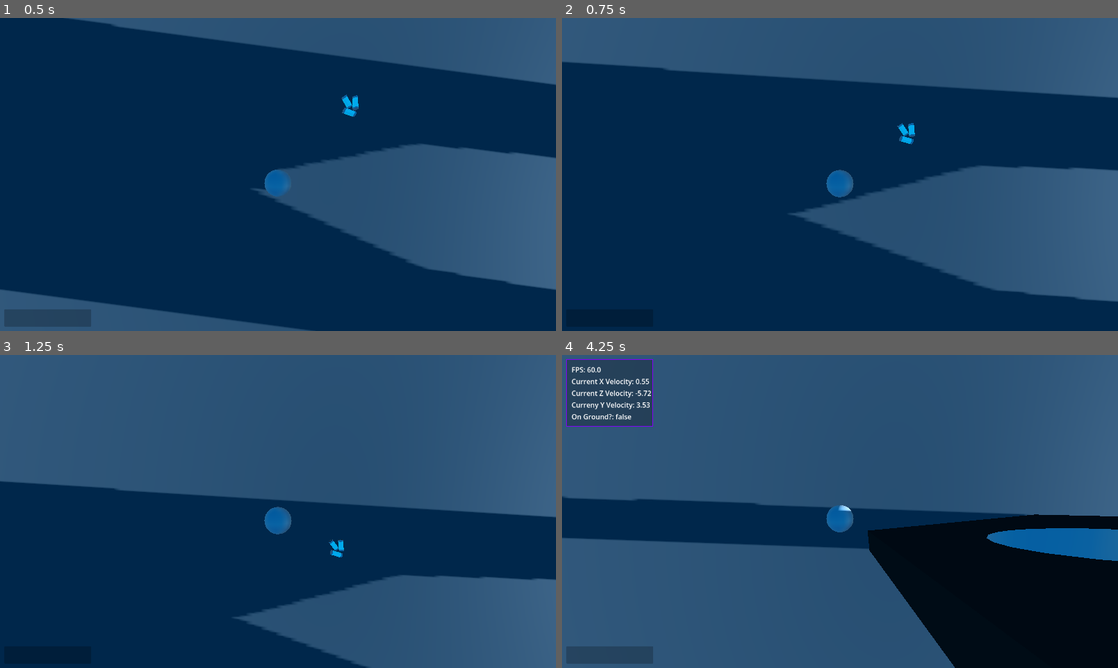
Above: before the commit, frames 1-4 (two rows, left to right).
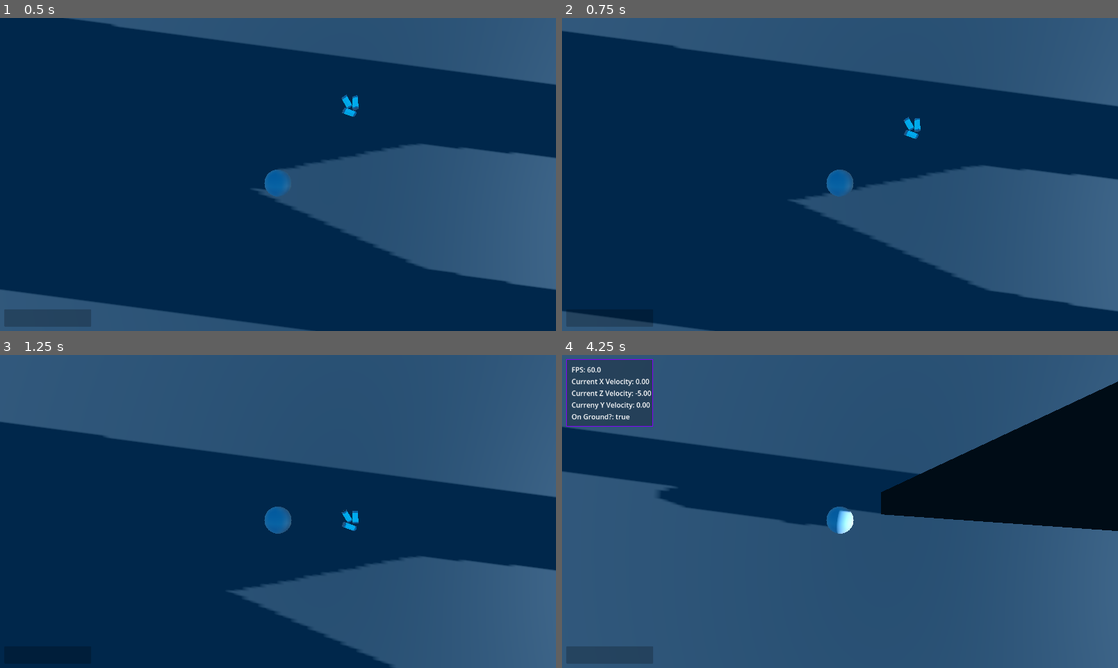
Above: after the commit, the same moments.

Repository: JustDavide/JanitorDemo
Game: Godot game, scene res://scenes/main.tscn
The game is run twice, just before and just after one commit, with the same random seed, the same clock (stepped at 60 frames per second) and the same inputs.
Inputs (mouse positions are in pixels of both pictures, inside the frame that each line leads up to):
- Up to frame 1 (0.5 s): no input
- Up to frame 2 (0.75 s): tap Enter at 0.5 s; move the mouse to (867, 174) at 0.52 s; hold W (Forwards) from 0.53 s (still down); hold Shift (Run) from 0.53 s (still down)
- Up to frame 3 (1.25 s): keep holding W (Forwards); keep holding Shift (Run); tap Space (Jump) at 0.77, 0.8, 1.07 s
- Up to frame 4 (4.25 s): keep holding W (Forwards); move the mouse to (812, 511) at 1.27 s; release Shift (Run) at 1.28 s; tap Space (Jump) at 1.35, 1.52, 1.82, 2.3, 3.02, 3.32, 3.77, 3.8, 4.07 s; tap Shift (Run) at 1.55, 3.05 s; move the mouse to (851, 505) at 2.02 s; tap E (Interact) at 2.1 s; move the mouse to (834, 517) at 2.77 s; click (834, 517) at 2.85 s; move the mouse to (878, 514) at 3.52 s; hold Shift (Run) from 3.53 s (still down); tap ` (Debug) at 4.15 s

Frame 1 is identical in both runs. In frame 2, 7.0% of the frame differs, in the area x 0-100%, y 4-100%; in frame 3, 17%; in frame 4, 44%, in the area x 0-100%, y 7-100%.

Commit message:
Commented some code we don't need for the current "vision" of the game

Diff:
--- a/scripts/CharacterController.gd
+++ b/scripts/CharacterController.gd
@@ -12,47 +12,54 @@
 func _ready():
 	Input.mouse_mode = Input.MOUSE_MODE_CAPTURED
 
-func _unhandled_input(event: InputEvent) -> void:
+func _unhandled_input(_event: InputEvent) -> void:
+
+	# Mouse capture switch (until we get a pause menu or smth)
 	if Input.is_action_just_pressed("Escape"):
 		Input.mouse_mode = Input.MOUSE_MODE_VISIBLE
 	if Input.is_action_just_pressed("M1"):
 		Input.mouse_mode = Input.MOUSE_MODE_CAPTURED
 
+	# Switch Debug camera
 	if Input.is_action_just_pressed("SwitchCamera"):
 		if get_viewport().get_camera_3d() == camera:
 			debugCamera.current = true
 		else:
 			camera.current = true
 
-
-	if event is InputEventMouseMotion:
-		if Input.mouse_mode == Input.MOUSE_MODE_VISIBLE:
-			return
-		head.rotate_y(-event.relative.x * SENS)
-		camera.rotate_x(-event.relative.y * SENS)
-		camera.rotation.x = clamp(camera.rotation.x, deg_to_rad(-95), deg_to_rad(95))
+	# Old mouse movement system. Don't need it anymore
+	#if event is InputEventMouseMotion:
+		#if Input.mouse_mode == Input.MOUSE_MODE_VISIBLE:
+			#return
+		#head.rotate_y(-event.relative.x * SENS)
+		#camera.rotate_x(-event.relative.y * SENS)
+		#camera.rotation.x = clamp(camera.rotation.x, deg_to_rad(-95), deg_to_rad(95))
 
 
 
 func _physics_process(delta: float) -> void:
+	# Debug Values just in case
 	Global.debug.add_property("Current X Velocity", "%.2f" % velocity.x, 1)
 	Global.debug.add_property("Current Z Velocity", "%.2f" % velocity.z, 2)
 	Global.debug.add_property("Curreny Y Velocity", "%.2f" % velocity.y, 3)
 	Global.debug.add_property("On Ground?", is_on_floor(), 4)
 
+	# Don't really need gravity but I'll just keep it rn
 	if not is_on_floor():
 		velocity += get_gravity() * delta * 1.2
 
-	if Input.is_action_just_pressed("Jump") and is_on_floor():
-		velocity.y = JUMP_VELOCITY
+	# Don't need jumping
+	#if Input.is_action_just_pressed("Jump") and is_on_floor():
+		#velocity.y = JUMP_VELOCITY
 
-	if (Input.is_action_pressed("Run") and is_on_floor()) and SPEED < 8:
-		SPEED += 0.750
-		if SPEED > 7.5:
-			SPEED = 7.5
 
-	if Input.is_action_just_released("Run"):
-		SPEED = 5.0
+	# Don't need running
+	#if (Input.is_action_pressed("Run") and is_on_floor()) and SPEED < 8:
+		#SPEED += 0.750
+		#if SPEED > 8:
+			#SPEED = 8
+	#if Input.is_action_just_released("Run"):
+		#SPEED = 5.0
 
 	var input_dir = Input.get_vector("Left", "Right", "Forwards", "Backwards")
 	var direction = (head.transform.basis * Vector3(input_dir.x, 0, input_dir.y)).normalized()
